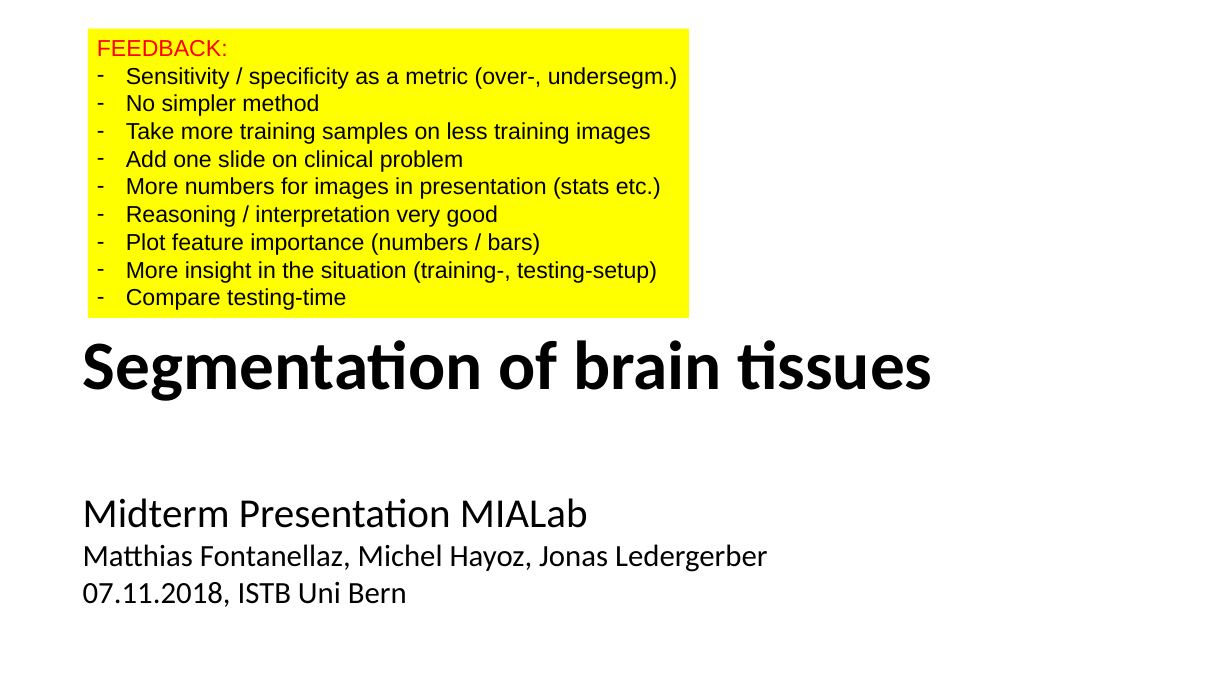
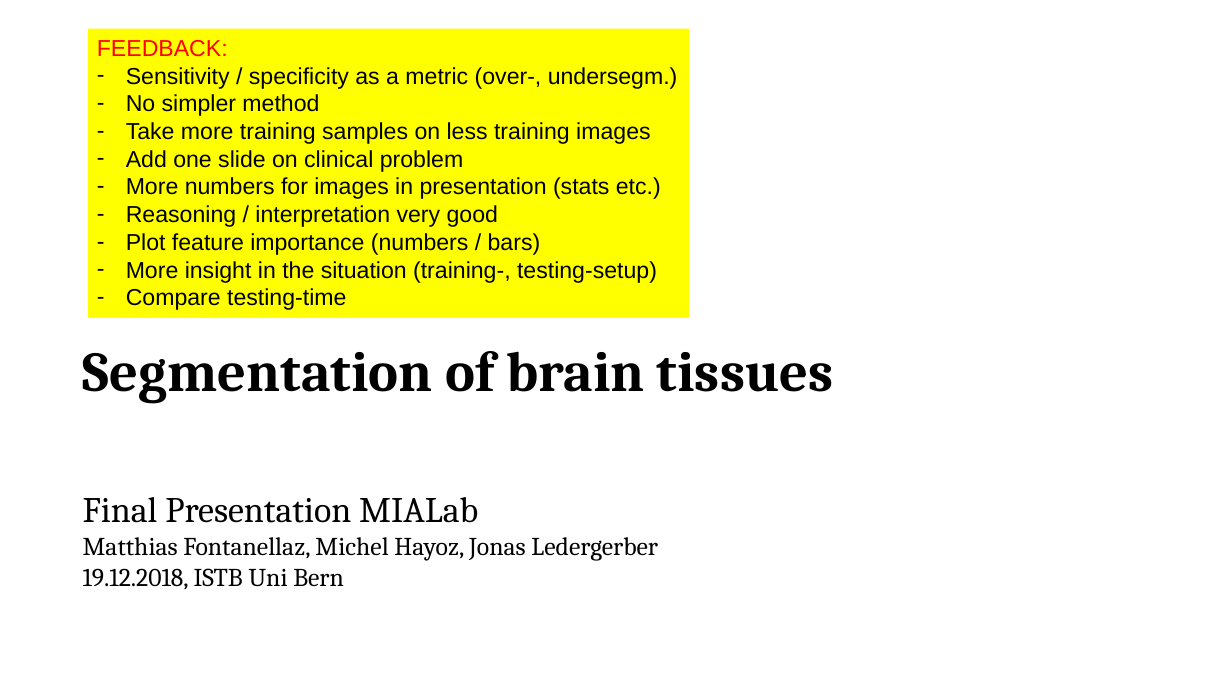
Before and after one commit to mhayoz/MIALab, a slide deck: slide 1 of Final Mialab.pptx. Drawn at 1232x693 pixels with LibreOffice and Linux fonts; fonts in the diff are those of the drawing; background and template pictures are left out. Boxes give left, top, right and bottom in pixels: in the first picture for what was removed or moved away, otherwise in the second. Text is boxed around its words. In the diff, an @@ line names an element or a change of style, - is before the commit and + after.

```diff
--- a/Final Mialab.pptx
+++ b/Final Mialab.pptx
@@ text "Segmentation of brain tissues" at bbox=[83, 351, 834, 404]: size 54 to 44 pt, font Calibri to Cambria @@
@@ text at bbox=[83, 497, 478, 523]: text changed; size 32 to 28 pt; font Calibri to Cambria @@
-Midterm Presentation MIALab
+Final Presentation MIALab
@@ text at bbox=[83, 537, 658, 560]: size 24 to 20 pt, font Calibri to Cambria in "Matthias Fontanellaz, Michel Hayoz, Jonas Ledergerber" @@
@@ text at bbox=[83, 568, 344, 589]: text changed; size 24 to 20 pt; font Calibri to Cambria @@
-07.11.2018, ISTB Uni Bern
+19.12.2018, ISTB Uni Bern
```
Also in this commit, not shown: 7 other slides changed, 3 slides added.
